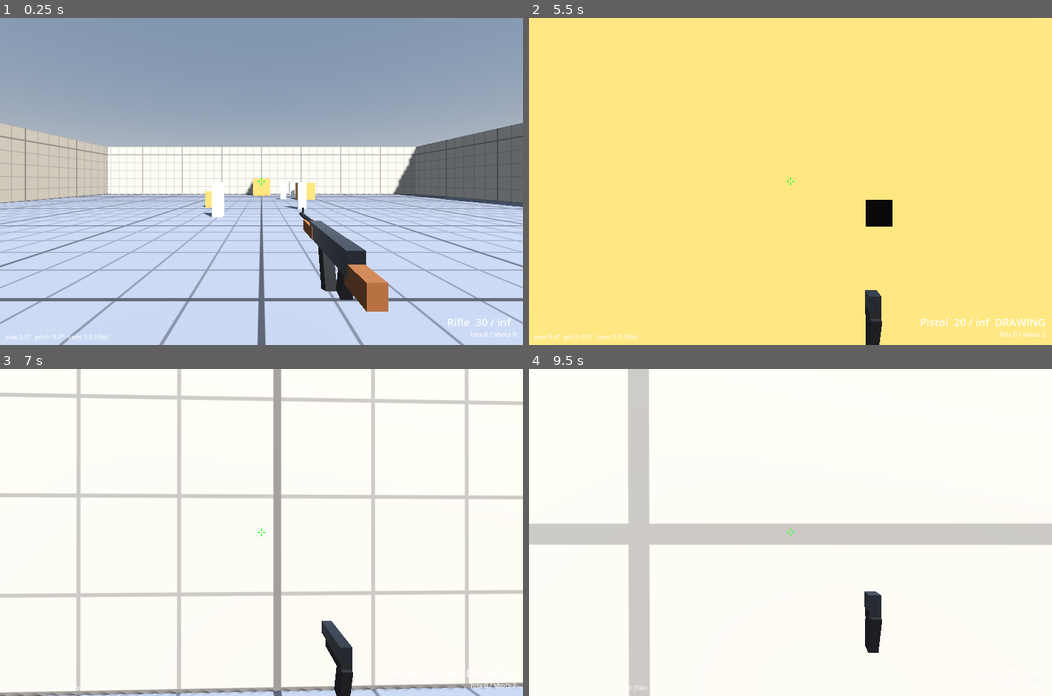
Above: before the commit, frames 1-4 (two rows, left to right).
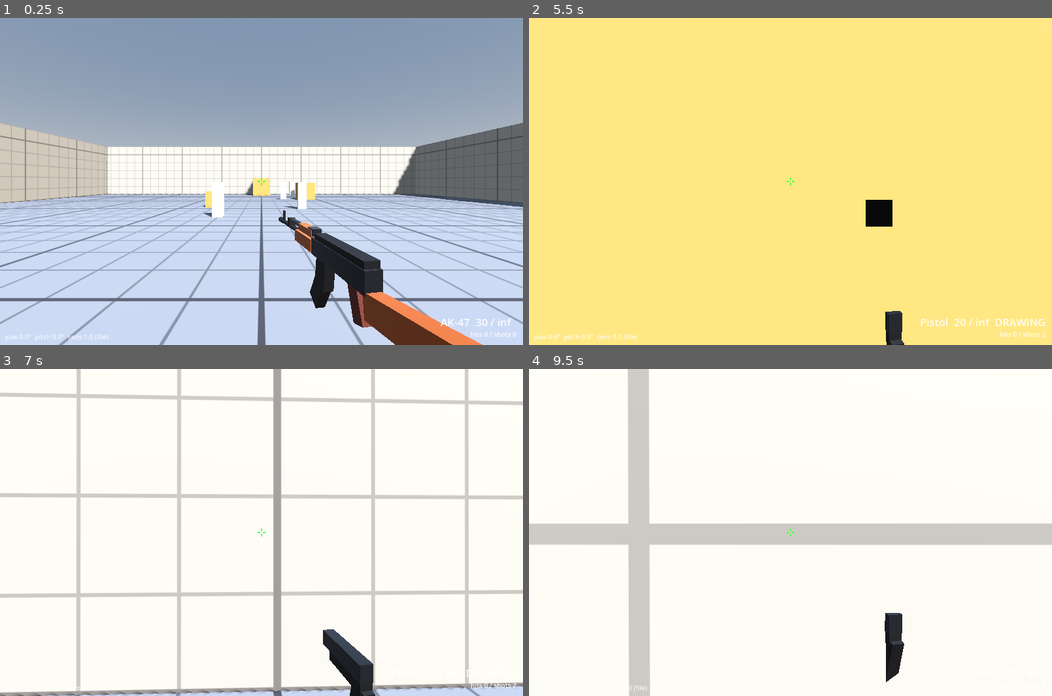
Above: after the commit, the same moments.

Repository: chang814/deploy-lab
Game: Godot game, scene res://scenes/main.tscn
Two runs of this game, one before a commit and one after it. Both use one fixed random seed, a clock stepped at 60 frames per second and the inputs below.
Inputs (mouse positions are in pixels of both pictures, inside the frame that each line leads up to):
- Up to frame 1 (0.25 s): no input
- Up to frame 2 (5.5 s): tap Enter at 0.5 s; move the mouse to (816, 181) at 0.52 s; hold W from 0.53 s (still down); tap C at 0.6 s; click (816, 181) at 0.67 s; tap Space at 0.77, 1.52, 3.02, 3.77, 4.52 s; move the mouse to (764, 181) at 1.27 s; tap N at 1.35 s; move the mouse to (800, 174) at 2.02 s; tap Z at 2.1 s; move the mouse to (785, 188) at 2.77 s; tap F at 2.85 s; click (785, 188) at 2.92 s; move the mouse to (827, 184) at 3.52 s; tap Shift at 3.6 s; move the mouse to (748, 178) at 4.27 s; tap 1 at 4.35 s; move the mouse to (795, 181) at 5.02 s; tap 2 at 5.1 s; click (795, 181) at 5.17 s
- Up to frame 3 (7 s): move the mouse to (240, 525) at 5.77 s; release W at 5.78 s; hold D 5.78-6.53 s; tap 3 at 5.85 s; tap Space at 6.02, 6.77 s; move the mouse to (287, 532) at 6.52 s; hold W from 6.53 s (still down); tap Q at 6.6 s
- Up to frame 4 (9.5 s): move the mouse to (764, 532) at 7.27 s; tap R at 7.35 s; click (764, 532) at 7.42 s; tap Space at 7.52, 8.75, 9.02 s; move the mouse to (800, 525) at 8.02 s; tap C at 8.1 s; move the mouse to (785, 539) at 8.77 s; release W at 8.78 s; hold A from 8.78 s (still down); tap N at 8.85 s

The runs differ from the first frame. In frame 1, 4.4% of the frame differs, in the area x 53-93%, y 58-100%; in frame 2, 0.8%; in frame 3, 0.9%; in frame 4, 1.2%.

Commit message:
feat(v0.2): AK-47-style rifle viewmodel built from primitives; viewmodel placement
Original model following the real rifle's features (stamped receiver, dust cover, wooden
handguards and stock, gas tube, slant muzzle brake, front sight, forward-curving magazine);
no game assets used. Display name AK-47. Viewmodel moved lower-right, larger, yawed 10 deg.

Refs #41.
Agent: claude

Diff:
--- a/data/weapons/weapons.json
+++ b/data/weapons/weapons.json
@@ -12,7 +12,7 @@
 	"weapons": [
 		{
 			"id": "rifle",
-			"name": "Rifle",
+			"name": "AK-47",
 			"slot": 1,
 			"draw_s": 1.0,
 			"fire_interval_s": 0.1,
--- a/src/game/viewmodels.gd
+++ b/src/game/viewmodels.gd
@@ -7,6 +7,8 @@
 const DARK: Color = Color(0.09, 0.09, 0.10)
 const WOOD: Color = Color(0.45, 0.27, 0.13)
 const BLADE: Color = Color(0.78, 0.8, 0.83)
+const AK_WOOD: Color = Color(0.55, 0.27, 0.1)      # 上漆的桦木 / 胡桃木色
+const BAKELITE: Color = Color(0.32, 0.12, 0.06)    # 胶木（深红棕）
 
 
 static func _mat(c: Color, metallic: float = 0.6, rough: float = 0.45) -> StandardMaterial3D:
@@ -59,14 +61,27 @@
 	var dark: StandardMaterial3D = _mat(DARK, 0.3, 0.7)
 	match id:
 		"rifle":
-			_box(root, Vector3(0.05, 0.07, 0.42), Vector3(0, 0.03, -0.12), metal)            # 机匣
-			_cyl(root, 0.012, 0.36, Vector3(0, 0.045, -0.5), dark)                           # 枪管
-			_box(root, Vector3(0.055, 0.05, 0.2), Vector3(0, 0.02, -0.38), _mat(WOOD, 0.0, 0.8))   # 护木
-			_box(root, Vector3(0.04, 0.16, 0.06), Vector3(0, -0.07, -0.16), dark, Vector3(-18, 0, 0))  # 弯弹匣
-			_box(root, Vector3(0.035, 0.1, 0.04), Vector3(0, -0.04, 0.02), dark, Vector3(15, 0, 0))   # 握把
-			_box(root, Vector3(0.045, 0.06, 0.12), Vector3(0, 0.0, 0.13), _mat(WOOD, 0.0, 0.8))    # 枪托（缩短，避免伸出画面）
-			_box(root, Vector3(0.01, 0.03, 0.01), Vector3(0, 0.075, -0.62), dark)            # 准星
-			_muzzle(root, Vector3(0, 0.045, -0.69))
+			# AK-47 造型：按现实枪械的结构特征用基本形状自建（不使用任何游戏模型）。
+			# 冲压机匣 + 防尘盖、上下木护木、导气管与导气箍、斜切枪口、前准星、表尺座、向前弯的弹匣、胶木握把、木枪托
+			var wood: StandardMaterial3D = _mat(AK_WOOD, 0.0, 0.55)
+			var bakelite: StandardMaterial3D = _mat(BAKELITE, 0.0, 0.6)
+			_box(root, Vector3(0.046, 0.058, 0.30), Vector3(0, 0.028, -0.10), metal)             # 机匣
+			_box(root, Vector3(0.042, 0.02, 0.27), Vector3(0, 0.066, -0.09), dark)               # 防尘盖
+			_box(root, Vector3(0.012, 0.016, 0.03), Vector3(0.026, 0.04, -0.13), dark)           # 拉机柄
+			_box(root, Vector3(0.034, 0.026, 0.045), Vector3(0, 0.072, -0.27), metal)            # 表尺座
+			_box(root, Vector3(0.052, 0.046, 0.17), Vector3(0, 0.026, -0.335), wood)             # 下护木
+			_box(root, Vector3(0.038, 0.026, 0.14), Vector3(0, 0.066, -0.33), wood)              # 上护木
+			_cyl(root, 0.011, 0.13, Vector3(0, 0.068, -0.465), metal)                            # 导气管
+			_box(root, Vector3(0.03, 0.045, 0.03), Vector3(0, 0.055, -0.545), dark)              # 导气箍
+			_cyl(root, 0.0105, 0.29, Vector3(0, 0.036, -0.56), dark)                             # 枪管
+			_box(root, Vector3(0.012, 0.05, 0.02), Vector3(0, 0.07, -0.675), dark)               # 前准星座
+			_cyl(root, 0.014, 0.05, Vector3(0, 0.036, -0.725), dark)                             # 斜切枪口
+			_box(root, Vector3(0.036, 0.10, 0.065), Vector3(0, -0.045, -0.19), dark, Vector3(8, 0, 0))     # 弹匣上段
+			_box(root, Vector3(0.034, 0.10, 0.06), Vector3(0, -0.125, -0.225), dark, Vector3(30, 0, 0))    # 弹匣下段（向前弯）
+			_box(root, Vector3(0.008, 0.008, 0.07), Vector3(0, -0.012, -0.06), dark)             # 扳机护圈
+			_box(root, Vector3(0.03, 0.09, 0.038), Vector3(0, -0.045, 0.0), bakelite, Vector3(-18, 0, 0))  # 握把
+			_box(root, Vector3(0.04, 0.062, 0.22), Vector3(0, -0.012, 0.15), wood, Vector3(-7, 0, 0))       # 枪托（向后下倾）
+			_muzzle(root, Vector3(0, 0.036, -0.755))
 		"pistol":
 			_box(root, Vector3(0.035, 0.045, 0.19), Vector3(0, 0.04, -0.07), metal)          # 套筒
 			_box(root, Vector3(0.032, 0.03, 0.15), Vector3(0, 0.005, -0.05), dark)           # 枪身
--- a/src/game/weapon_controller.gd
+++ b/src/game/weapon_controller.gd
@@ -5,8 +5,9 @@
 ##
 ## 输入：1 / 2 / 3 选槽位，Q 切到上一把，滚轮切换，左键开火（按住），R 换弹。
 
-const HIP_POS: Vector3 = Vector3(0.15, -0.15, -0.4)    # 模型在相机空间里的位置（表现参数，不是手感时长）
-const VM_SCALE: float = 0.62                           # 模型缩放
+const HIP_POS: Vector3 = Vector3(0.19, -0.2, -0.42)   # 模型在相机空间里的位置（表现参数，不是手感时长）
+const HIP_YAW_DEG: float = 10.0                        # 枪口略朝画面中心，露出枪身右侧
+const VM_SCALE: float = 0.78                           # 模型缩放
 
 @export var look_path: NodePath = ^"../.."
 
@@ -124,7 +125,7 @@
 	_kick = move_toward(_kick, 0.0, cfg.viewmodel["kick_recover_mps"] * dt_s)
 	m.scale = Vector3.ONE * VM_SCALE
 	m.position = HIP_POS + Vector3(0, -drop, _kick)
-	m.rotation_degrees = Vector3(_kick * cfg.viewmodel["kick_pitch_deg_per_m"], 0, 0)
+	m.rotation_degrees = Vector3(_kick * cfg.viewmodel["kick_pitch_deg_per_m"], HIP_YAW_DEG, 0)
 	_flash_left_s = maxf(_flash_left_s - dt_s, 0.0)
 	_flash.light_energy = 6.0 if _flash_left_s > 0.0 else 0.0
 
